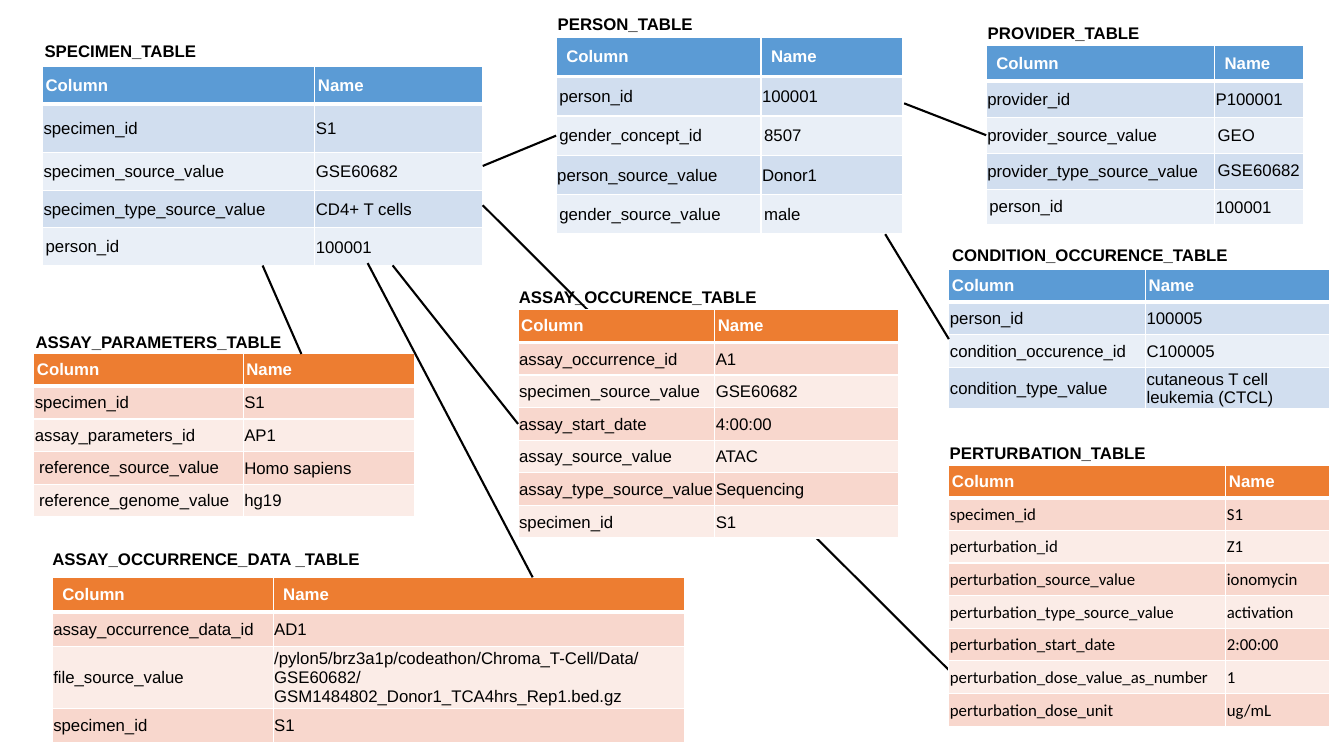
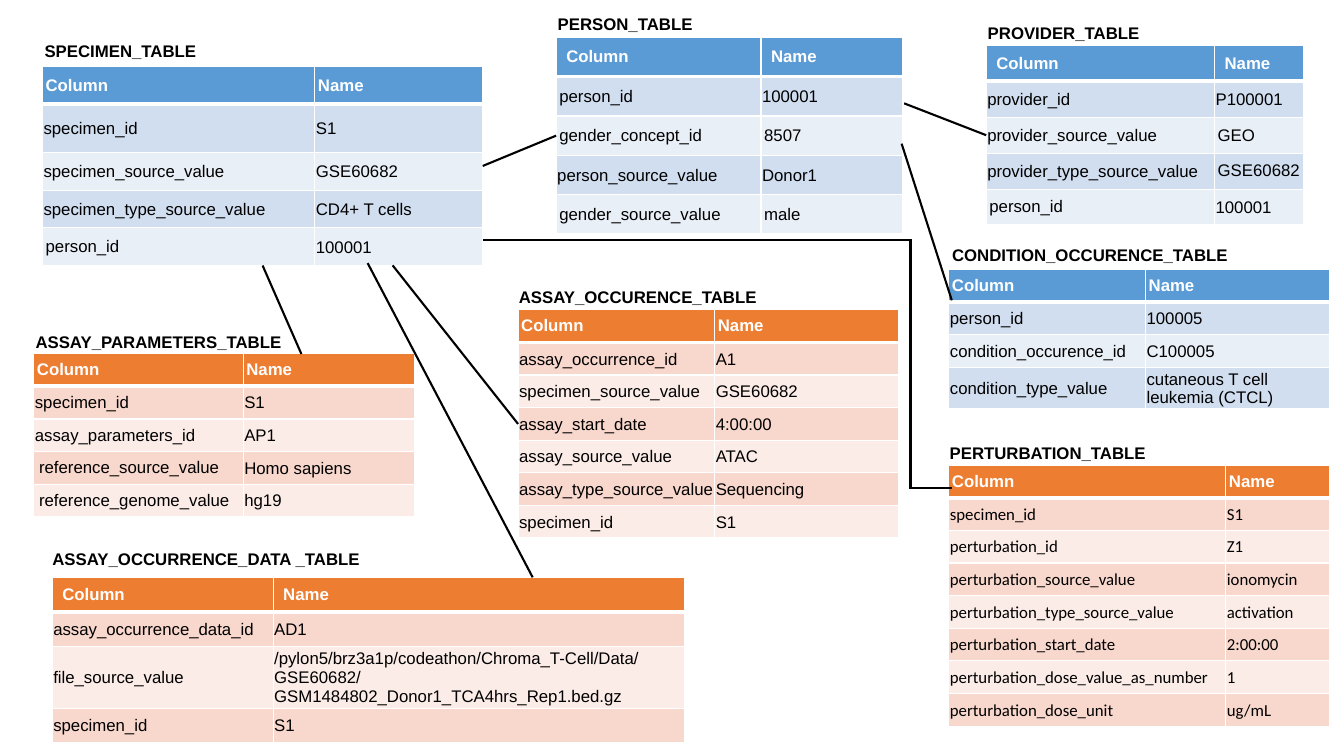
Before and after one commit to NCBI-Codeathons/OMOPOmics, a slide deck: slide 4 of docs/ppt/OMOPomics_Day3.pptx. Drawn at 1344x756 pixels with LibreOffice and Linux fonts; fonts in the diff are those of the drawing. Boxes give left, top, right and bottom in pixels: in the first picture for what was removed or moved away, otherwise in the second. Text is boxed around its words. In the diff, an @@ line names an element or a change of style, - is before the commit and + after.

```diff
--- a/docs/ppt/OMOPomics_Day3.pptx
+++ b/docs/ppt/OMOPomics_Day3.pptx
@@ line moved from (885, 234) - (949, 339) to (902, 144) - (952, 300) @@
@@ line removed from (483, 206) to (949, 670) @@
@@ elbow line added from (483, 240) to (952, 489), #000000 1.5 pt @@
```
Also in this commit, not shown: 4 other slides changed.
